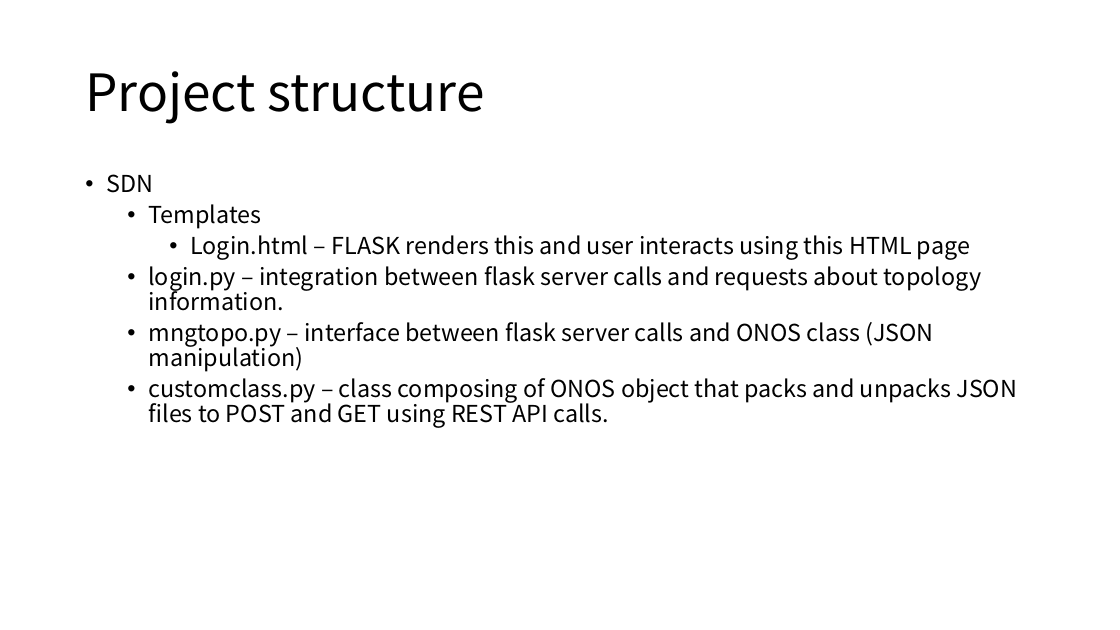
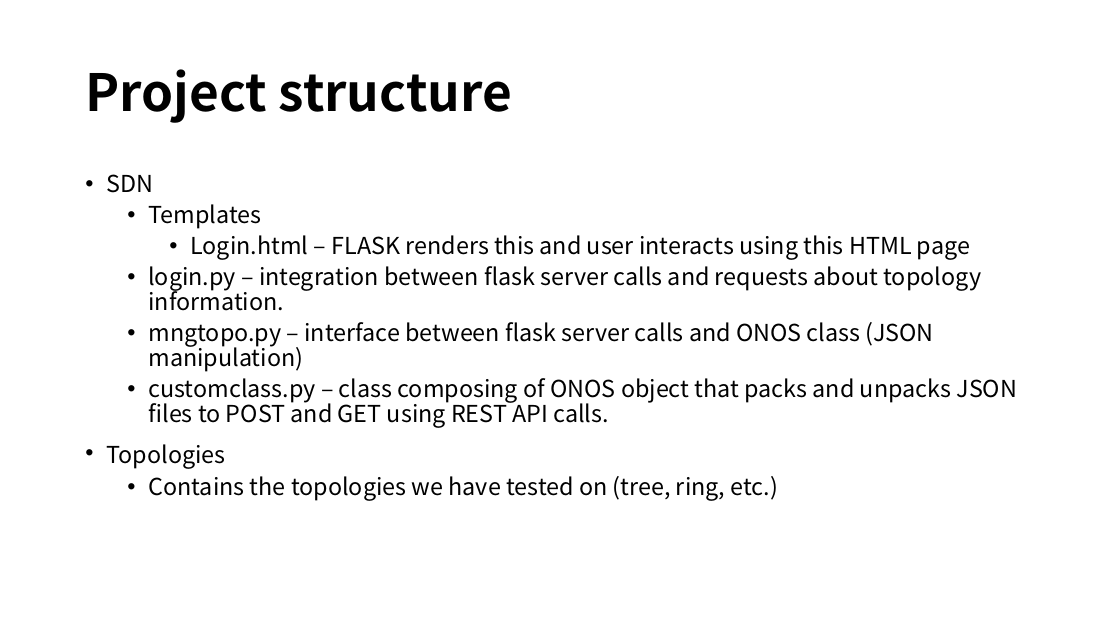
Before and after one commit to adoprox/SDN, a slide deck: slide 11 of 34359 – Software Defined Networking (SDN).pptx. Drawn at 1120x630 pixels with LibreOffice and Linux fonts; fonts in the diff are those of the drawing. Boxes give left, top, right and bottom in pixels: in the first picture for what was removed or moved away, otherwise in the second. Text is boxed around its words. In the diff, an @@ line names an element or a change of style, - is before the commit and + after.

Commit message:
Final presentation
describes the main features in the project.

```diff
--- a/34359 – Software Defined Networking (SDN).pptx
+++ b/34359 – Software Defined Networking (SDN).pptx
@@ title "Project structure" at [85, 69, 512, 123]: bold on @@
@@ text at [106, 444, 778, 501]: paragraphs added @@
+• Topologies
+  • Contains the topologies we have tested on (tree, ring, etc.)
```
Also in this commit, not shown: 11 other slides changed, 2 slides added, 1 slide removed.
